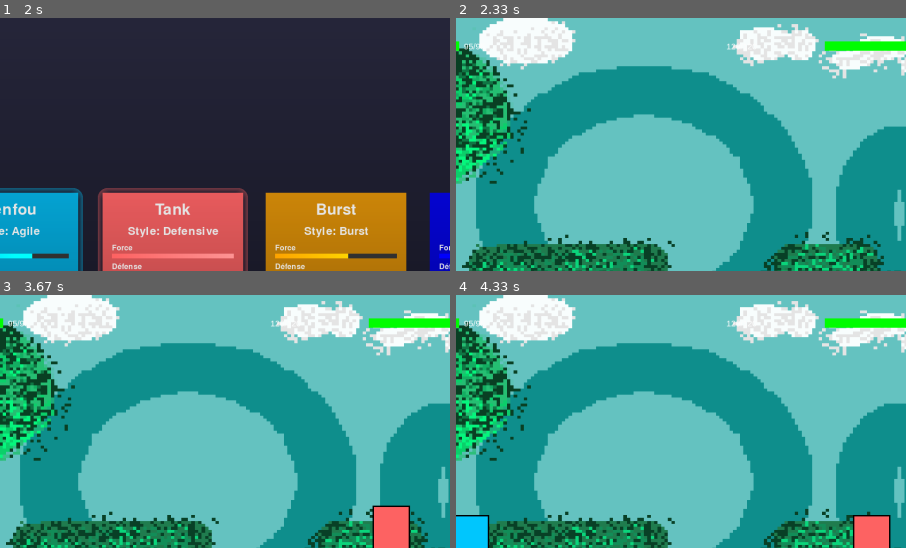
Above: before the commit, frames 1-4 (two rows, left to right).
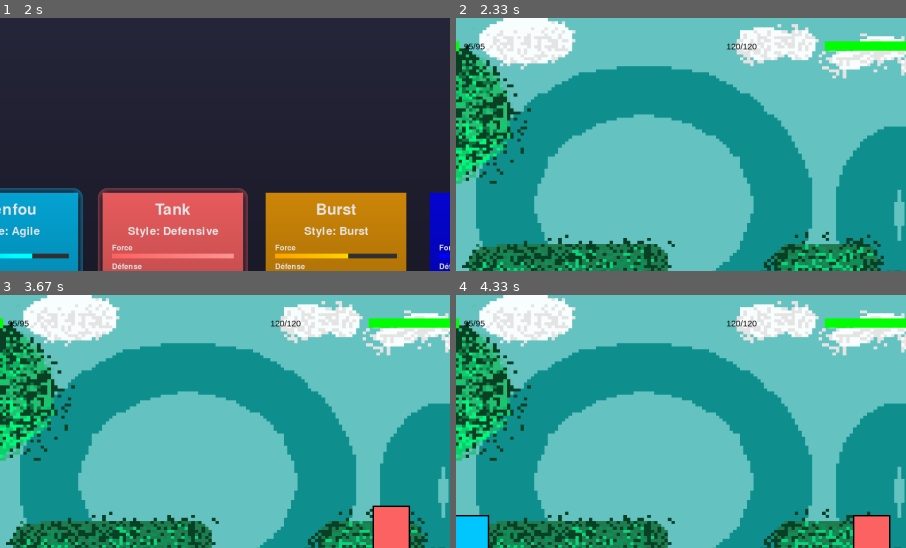
Above: after the commit, the same moments.

Repository: CarlosLeBg/pythfighter
Game: pygame game, started from src/selector.py
Two runs of this game, one before a commit and one after it. Both use one fixed random seed, a clock stepped at 60 frames per second and the inputs below.
Inputs (mouse positions are % of the whole screen's width and height, from its top left):
- Up to frame 1 (2 s): click (13, 53) at 1.38 s; click (32, 53) at 1.72 s
- Up to frame 2 (2.33 s): no input
- Up to frame 3 (3.67 s): hold Left 2.5-3.03 s; hold Left 3.07-3.47 s; hold A 3.07-3.47 s; hold Up from 3.5 s (still down); hold W from 3.5 s (still down)
- Up to frame 4 (4.33 s): release Up at 3.87 s; release W at 3.87 s; hold Right from 3.9 s (still down); hold D from 3.9 s (still down)
The pictures show only the part of the screen within x 13-63%, y 0-50%; the shares and areas given below are measured in that part.

Frame 1 is identical in both runs. In frame 2, 0.2% of the frame differs, in the area x 1-67%, y 9-13%; in frame 3, 0.2%; in frame 4, 0.2%.

Commit message:
Modif de Carlos

Diff:
--- a/src/game.py
+++ b/src/game.py
@@ -125,13 +125,13 @@
             pygame.draw.rect(surface, RED, (50, 50, health_bar_width, health_bar_height))
             pygame.draw.rect(surface, GREEN, (50, 50, health_bar_width * (self.health / self.max_health), health_bar_height))
             font = pygame.font.SysFont("Arial", 18)
-            health_text = font.render(f"{self.health}/{self.max_health}", True, WHITE)
+            health_text = font.render(f"{self.health}/{self.max_health}", True, BLACK)
             surface.blit(health_text, (50 + health_bar_width + 10, 50))
         else:
             pygame.draw.rect(surface, RED, (VISIBLE_WIDTH - 250, 50, health_bar_width, health_bar_height))
             pygame.draw.rect(surface, GREEN, (VISIBLE_WIDTH - 250, 50, health_bar_width * (self.health / self.max_health), health_bar_height))
             font = pygame.font.SysFont("Arial", 18)
-            health_text = font.render(f"{self.health}/{self.max_health}", True, WHITE)
+            health_text = font.render(f"{self.health}/{self.max_health}", True, BLACK)
             surface.blit(health_text, (VISIBLE_WIDTH - 250 - health_bar_width - 10, 50))
 
     def use_special_ability(self):
